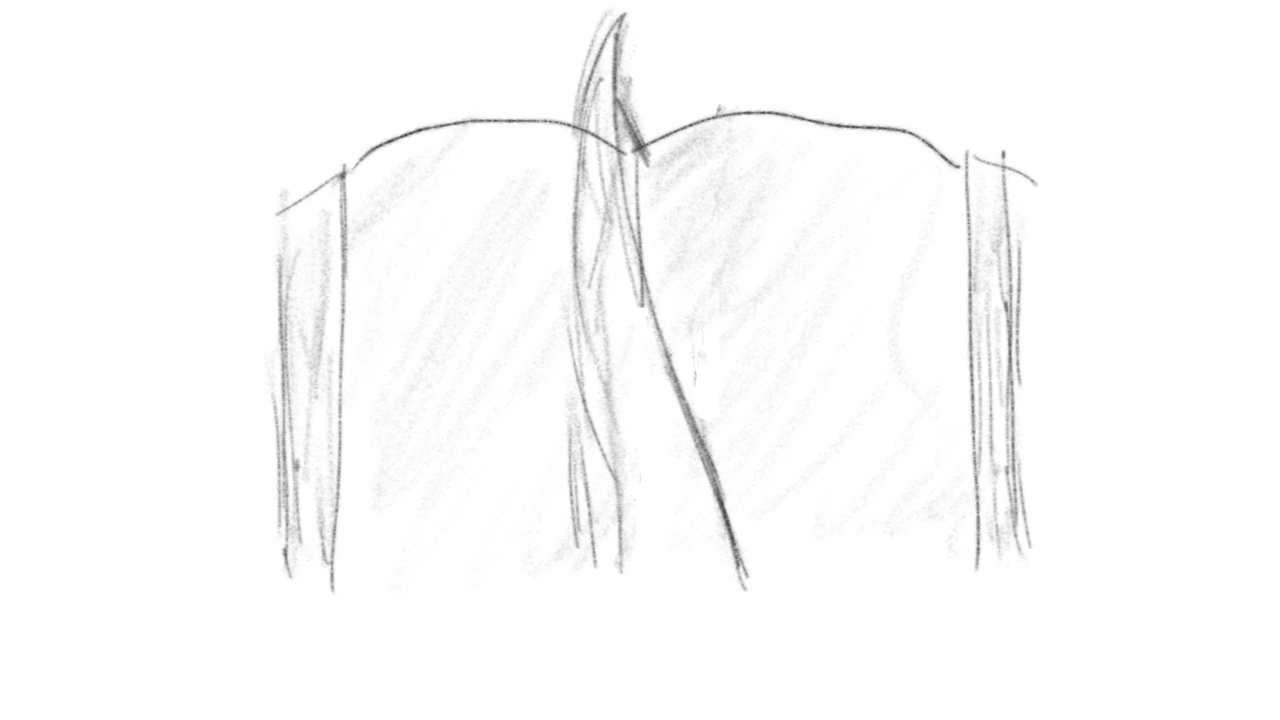
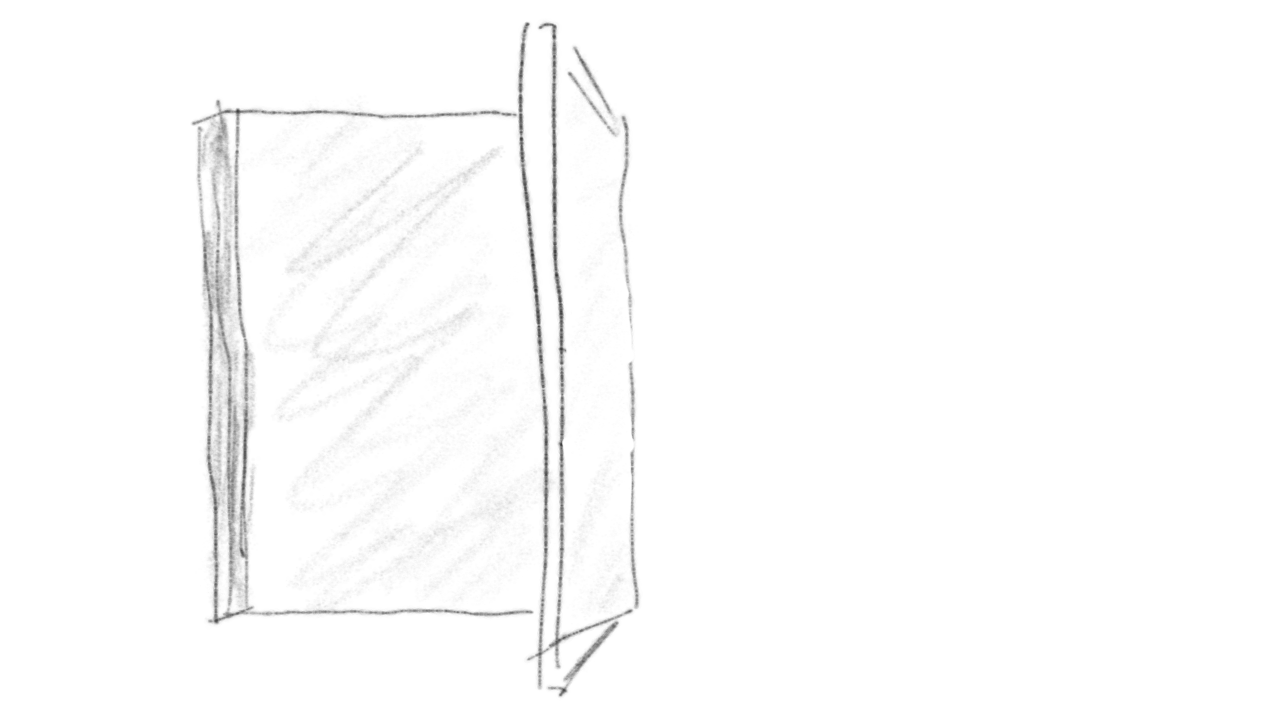
Before/after of a 1280x720 layered artwork. What changed in the layer stack:
added layer "back cover open" above "front cover open" over 190, 6, 716, 699
renamed "Copy of book" to "flipped page", hid it, painted on it over 192, 6, 1039, 640
